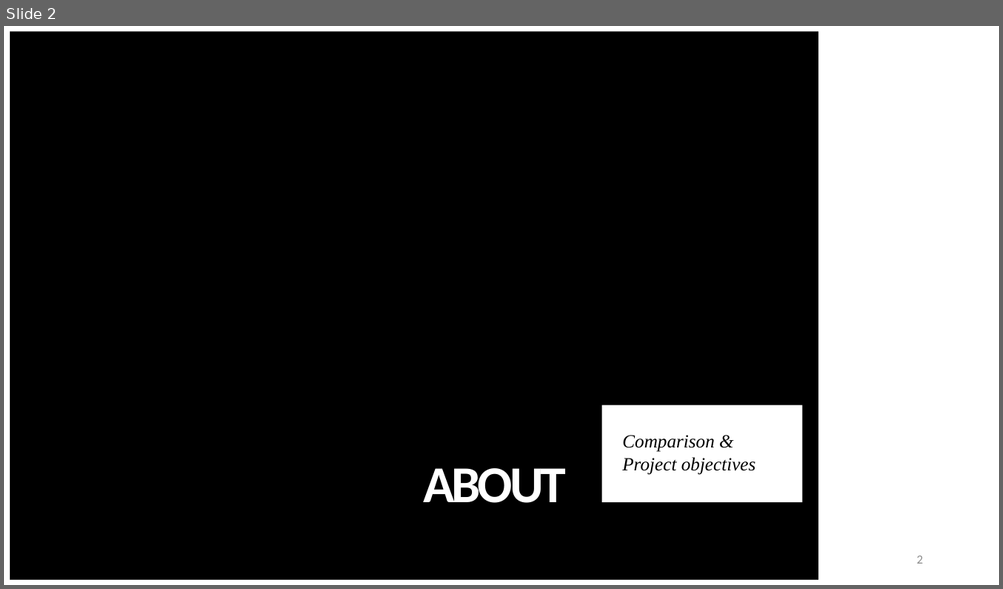
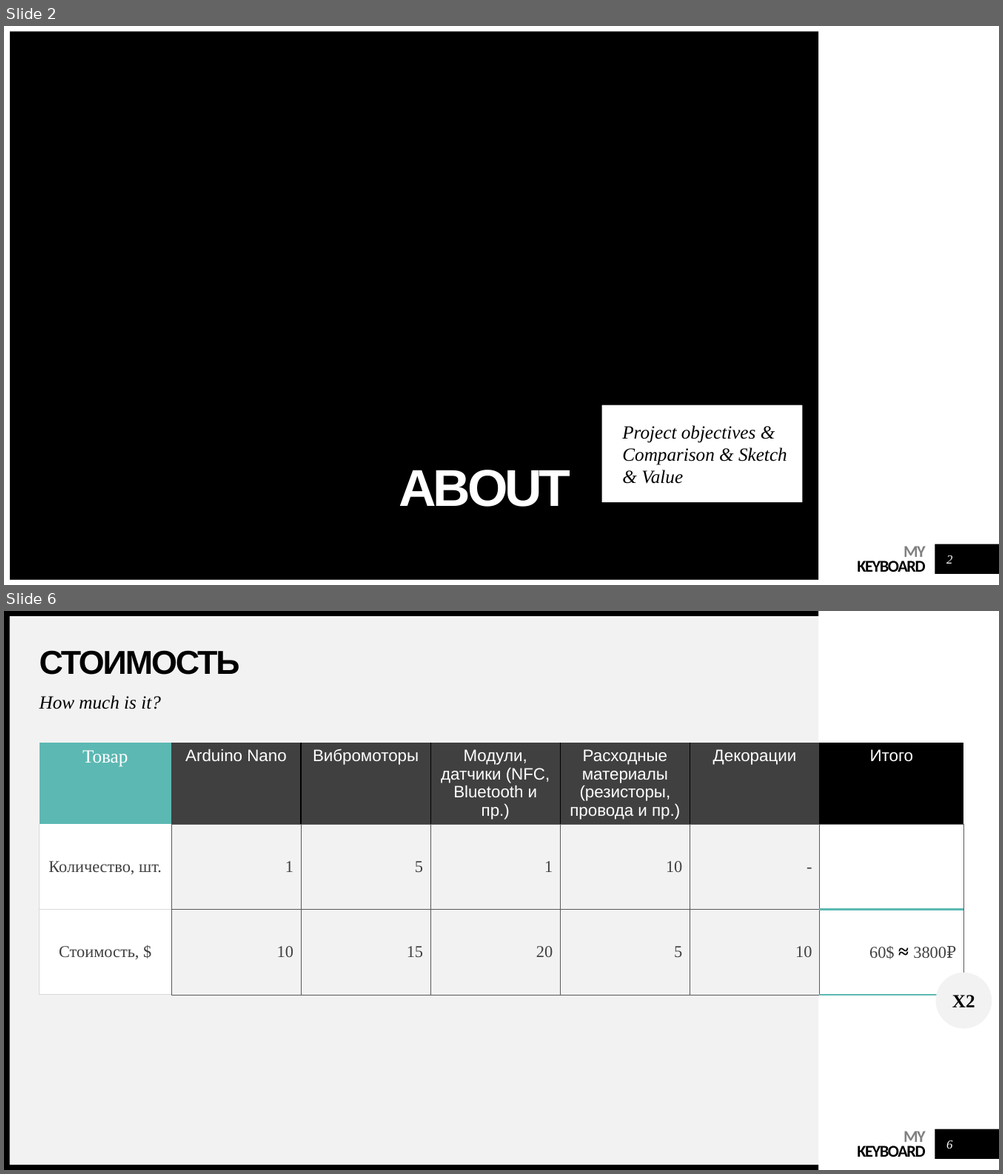
Before and after one commit to ele-group/keyboard, a slide deck: presentation.pptx. Shown one above the other, each under a label of ours: slide 2 before the commit, slides 2 and 6 after it; the slides between them are not shown. The pictures are 1003x589 and 1003x1174 pixels, drawn with LibreOffice and Linux fonts; fonts in the diff are those of the drawing. Boxes give left, top, right and bottom in pixels: in the first picture for what was removed or moved away, otherwise in the second. Text is boxed around its words. In the diff, an @@ line names an element or a change of style, - is before the commit and + after.

```diff
--- a/presentation.pptx
+++ b/presentation.pptx
@@ slide 6 added at (4, 611, 999, 1170), background #FFFFFF; not listed: 2 template elements that a slide beside it also shows @@
@@ rectangle added at (4, 611, 818, 616), fill #000000 @@
@@ rectangle added at (5, 614, 11, 1170), fill #000000 @@
@@ rectangle added at (10, 616, 819, 1165), fill #F2F2F2 @@
@@ title added at (40, 650, 240, 675), 32 pt, text #000000, bold @@
+СТОИМОСТЬ
@@ text added at (40, 695, 161, 709), 18 pt, text #000000, italic @@
+How much is it?
@@ table added at (39, 743, 965, 1001), 3 rows, 7 columns @@
+Товар | Arduino Nano | Вибромоторы | Модули, датчики (NFC, Bluetooth и пр.) | Расходные материалы (резисторы, провода и пр.) | Декорации | Итого
+Количество, шт. | 1 | 5 | 1 | 10 | - | 
+Стоимость, $ | 10 | 15 | 20 | 5 | 10 | 60$ ≈ 3800₽
@@ ellipse added at (936, 973, 992, 1029), fill #F2F2F2, 18 pt, text #000000, bold @@
+X2
@@ page number added at (946, 1141, 952, 1149), 12 pt, text #FFFFFF, italic @@
+6
@@ rectangle added at (4, 1165, 818, 1170), fill #000000 @@
@@ slide 2 changed as well @@
@@ title "ABOUT" at (399, 470, 571, 507): font Calibri to Arial @@
@@ subtitle at (622, 426, 787, 484): text changed @@
-Comparison &
-Project objectives
+Project objectives & Comparison & Sketch & Value
@@ text added at (856, 546, 925, 572), 16 pt, text #000000, bold @@
+MY
+KEYBOARD
@@ rectangle added at (935, 545, 999, 574), fill #000000 @@
@@ page number: place and size @@
-page number at (916, 556, 922, 564)
+page number at (946, 556, 952, 564)
@@ page number at (946, 556, 952, 564): font Calibri to Times New Roman, text colour #8C8C8C to #FFFFFF, italic on; alignment right to centre @@
```
Also in this commit, not shown: 2 other slides changed, 3 other slides added, 1 slide removed, 26 other files.
